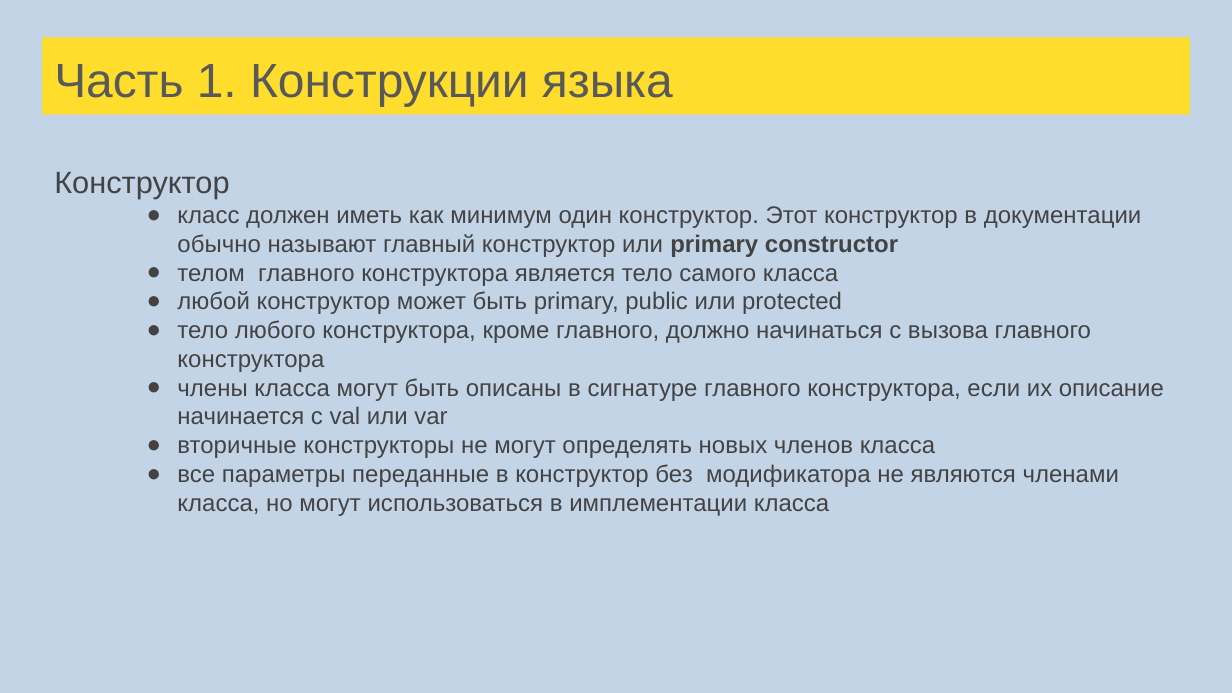
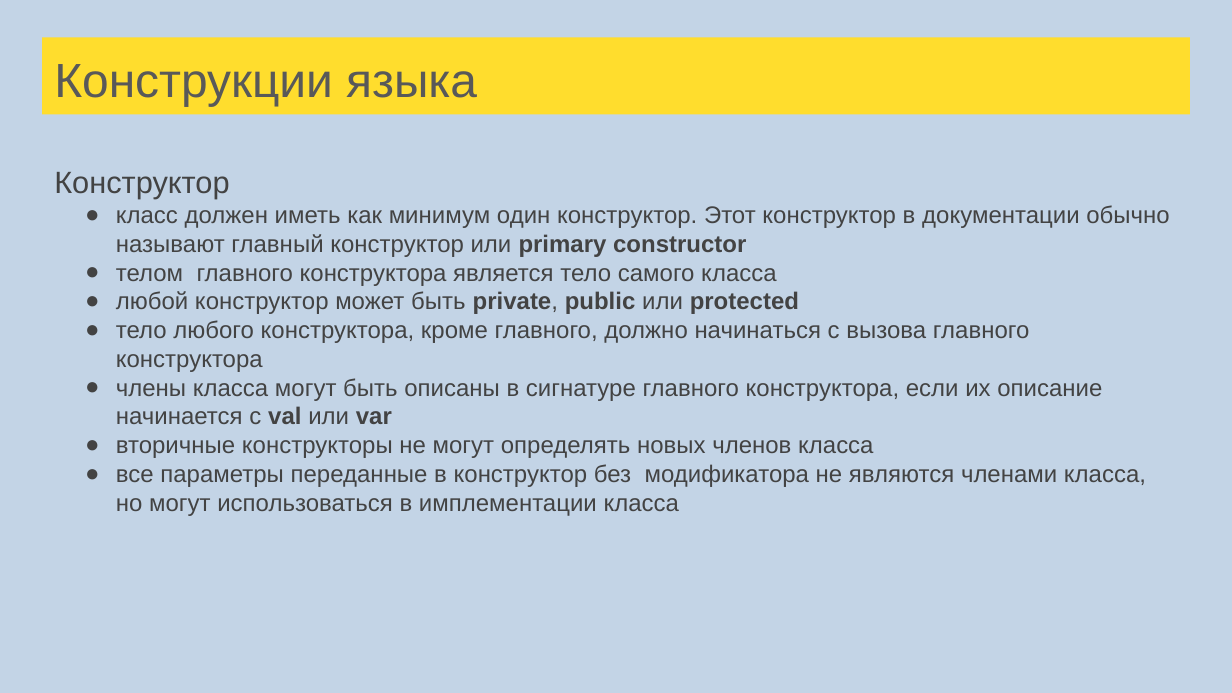
Before and after one commit to sergeypopov83/scala-school, a slide deck: slide 67 of src/main/resources/Лекции Scala для FinTech.pptx. Drawn at 1232x693 pixels with LibreOffice and Linux fonts; fonts in the diff are those of the drawing. Boxes give left, top, right and bottom in pixels: in the first picture for what was removed or moved away, otherwise in the second. Text is boxed around its words. In the diff, an @@ line names an element or a change of style, - is before the commit and + after.

```diff
--- a/src/main/resources/Лекции Scala для FinTech.pptx
+++ b/src/main/resources/Лекции Scala для FinTech.pptx
@@ title at <box>54,64,477,106</box>: text changed @@
-Часть 1. Конструкции языка
+Конструкции языка
@@ text at <box>116,205,1169,516</box>: bold on in "val var"; indent changed @@
@@ text at <box>116,291,799,314</box>: text changed @@
-● любой конструктор может быть primary, public или protected
+● любой конструктор может быть private, public или protected
```
Also in this commit, not shown: 121 other slides changed, 5 slides added, 5 slides removed, 58 other files.
